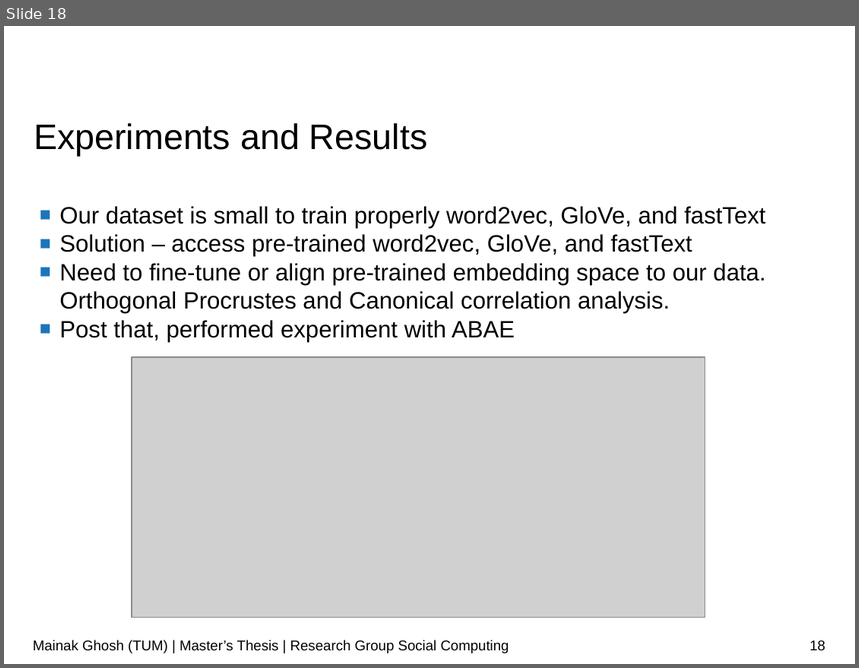
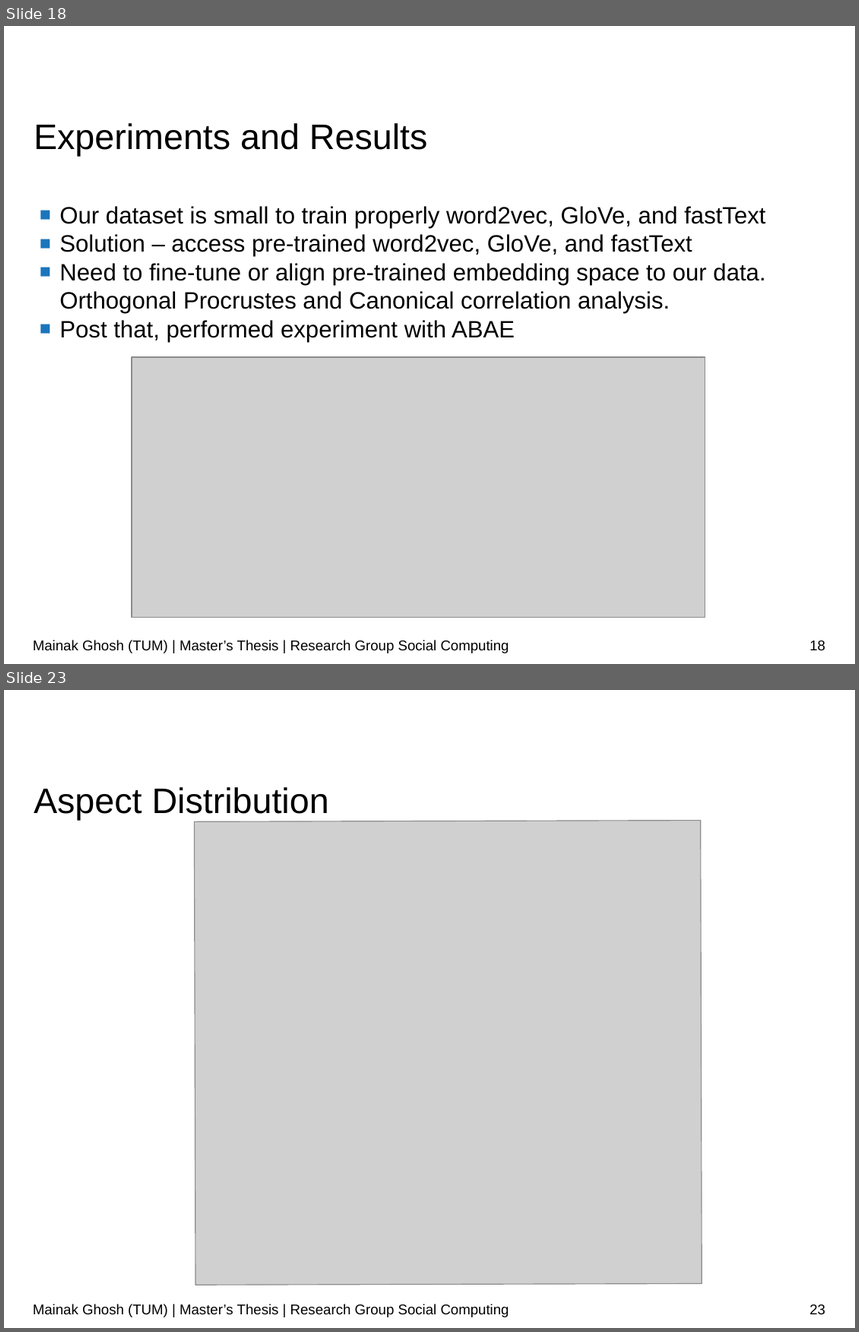
Before and after one commit to ghoshmainak/mainak-master-thesis, a slide deck: report/thesis-ppt.odp. Shown one above the other, each under a label of ours: slide 18 before the commit, slides 18 and 23 after it; the slides between them are not shown. The pictures are 859x668 and 859x1332 pixels, drawn with LibreOffice and Linux fonts; fonts in the diff are those of the drawing; grey boxes stand for pictures; background and template pictures are left out. Boxes give left, top, right and bottom in pixels: in the first picture for what was removed or moved away, otherwise in the second. Text is boxed around its words. In the diff, an @@ line names an element or a change of style, - is before the commit and + after.

```diff
--- a/report/thesis-ppt.odp
+++ b/report/thesis-ppt.odp
@@ slide 23 added at (x1=4, y1=690, x2=855, y2=1328), background #FFFFFF @@
@@ title added at (x1=34, y1=787, x2=329, y2=820), 30 pt, text #000000 @@
+Aspect Distribution
@@ picture added at (x1=194, y1=821, x2=702, y2=1285) @@
@@ text added at (x1=33, y1=1304, x2=509, y2=1318), 12 pt, text #000000 @@
+Mainak Ghosh (TUM) | Master’s Thesis | Research Group Social Computing
@@ page number added at (x1=810, y1=1305, x2=826, y2=1315), 12 pt, text #000000 @@
+23
```
Also in this commit, not shown: 8 other slides added, 16 slides removed, 1 other file.
